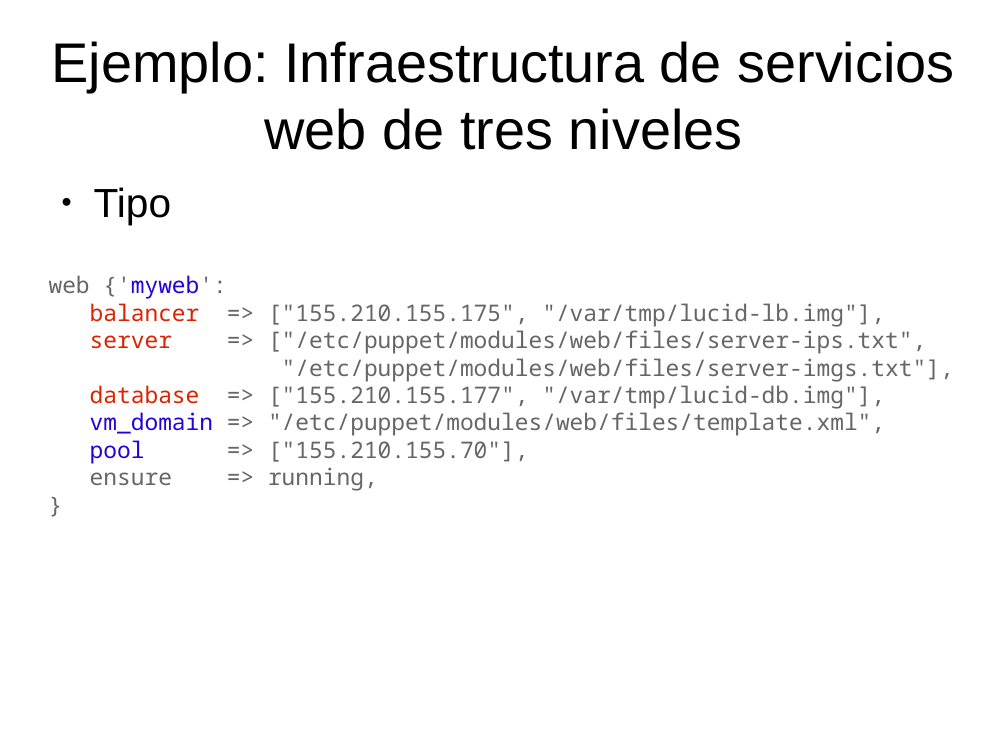
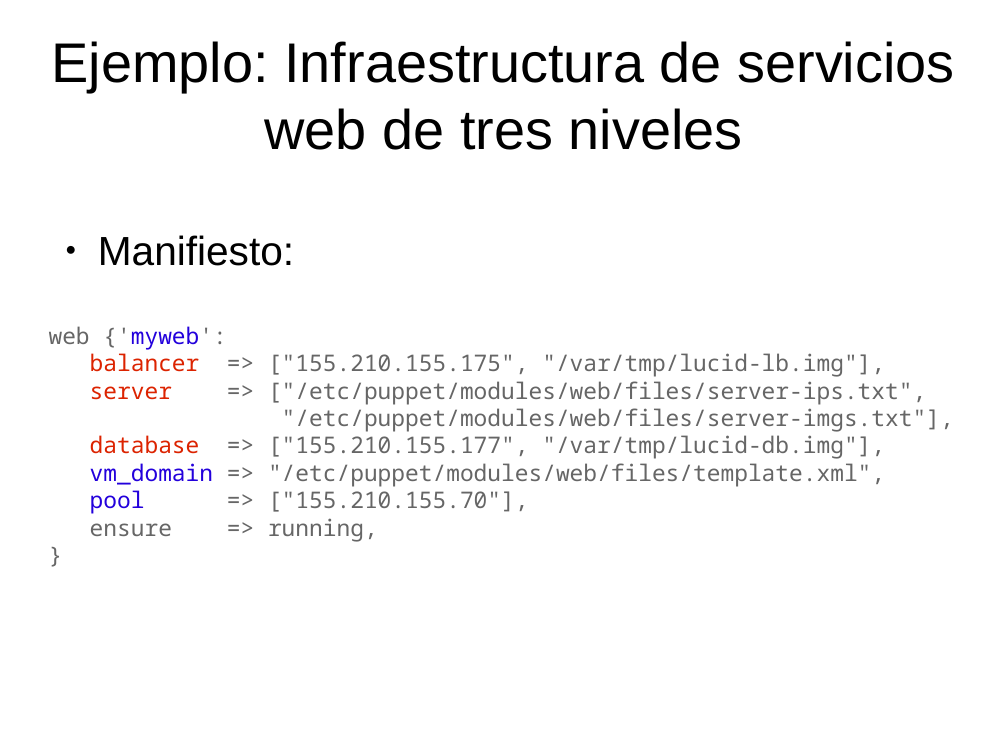
Before and after one commit to dcere/pfc, a slide deck: slide 13 of adm/presentacion/presentacion.odp. Drawn at 1008x756 pixels with LibreOffice and Linux fonts; fonts in the diff are those of the drawing. Boxes give left, top, right and bottom in pixels: in the first picture for what was removed or moved away, otherwise in the second. Text is boxed around its words. In the diff, an @@ line names an element or a change of style, - is before the commit and + after.

```diff
--- a/adm/presentacion/presentacion.odp
+++ b/adm/presentacion/presentacion.odp
@@ text at [98, 235, 294, 266]: text changed @@
-● Tipo
+● Manifiesto:
@@ text "web {'myweb':": place and size @@
-text "web {'myweb':" at [49, 275, 954, 491]
+text "web {'myweb':" at [49, 326, 954, 542]
```
Also in this commit, not shown: 3 other slides changed, 1 slide added, 2 slides removed, 1 other file.
